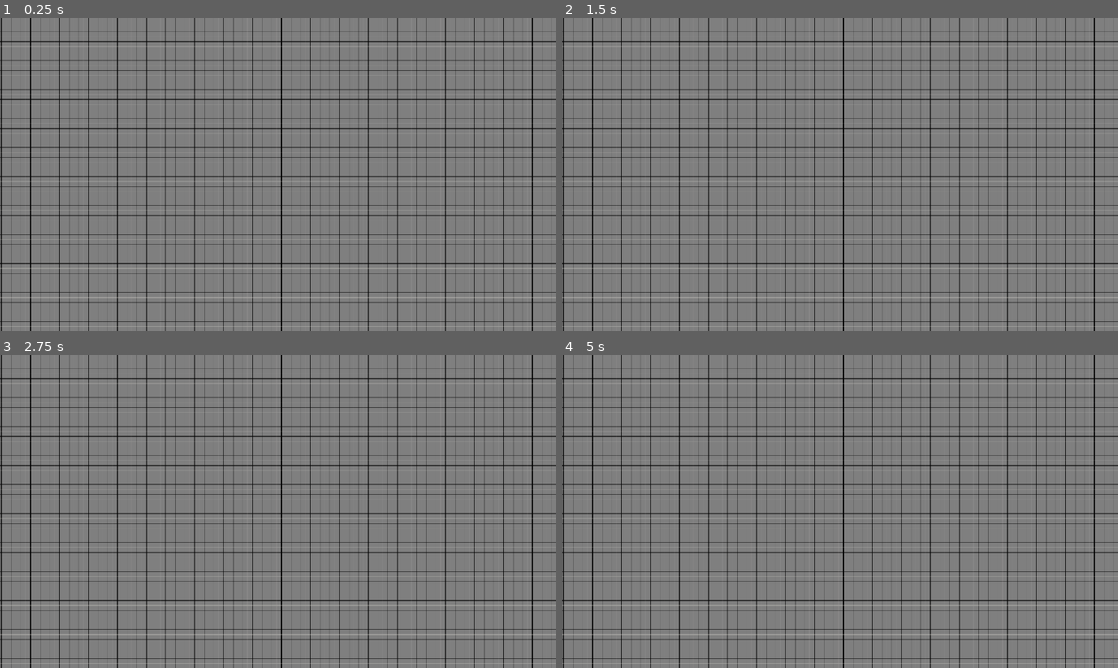
Above: before the commit, frames 1-4 (two rows, left to right).
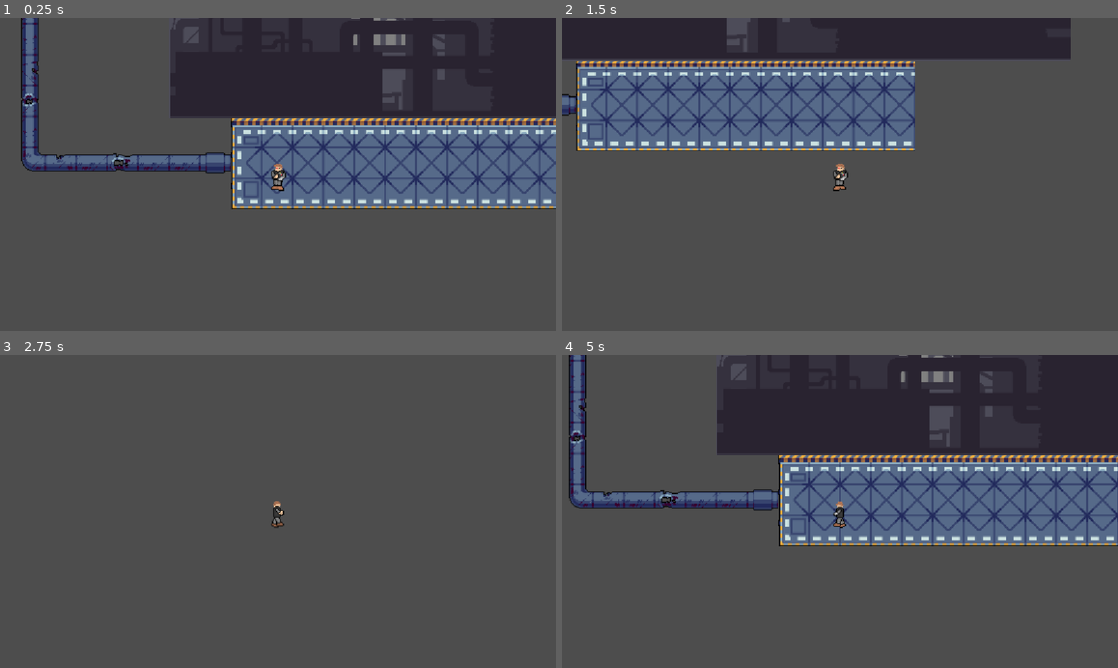
Above: after the commit, the same moments.

Repository: ColeSlaw0227/Peerless-Soldier
Game: Godot game, scene res://entry_room.tscn
Same seed, same stepped clock (60 frames per second), same inputs: the game is played once before the commit and once after it. Before the commit the project starts from res://main_room.tscn.
Inputs:
- Up to frame 1 (0.25 s): no input
- Up to frame 2 (1.5 s): tap Enter at 0.5 s; hold Right (ui_right) 0.53-1.28 s; hold Down (ui_down) from 1.28 s (still down)
- Up to frame 3 (2.75 s): release Down (ui_down) at 2.03 s; hold Right (ui_right) from 2.03 s (still down)
- Up to frame 4 (5 s): tap Space at 2.75 s; release Right (ui_right) at 2.78 s; hold Up (ui_up) 2.78-3.53 s; hold Left (ui_left) from 3.53 s (still down)

The runs differ from the first frame. In frame 1, 94% of the frame differs, in the area x 0-100%, y 0-100%; in frame 2, 94%; in frame 3, 93%; in frame 4, 95%.

Commit message:
upkeep

Diff:
--- /dev/null
+++ b/area_2d.gd
@@ -0,0 +1,10 @@
+extends Area2D
+
+@export var bulletspeed = 1.0
+@export var bulletangle = 90
+var xmov = 0.0
+var ymov = 0.0
+func _physics_process(delta: float) -> void:
+	xmov = cos(bulletangle) * bulletspeed * delta
+	ymov = sin(bulletangle) * bulletspeed * delta
+	translate(Vector2(xmov,ymov))
--- a/boss_room.tscn
+++ b/boss_room.tscn
@@ -2,6 +2,8 @@
 
 [ext_resource type="Texture2D" uid="uid://f6j8fwbkc0jw" path="res://Sprite Assets/BackGrounds/craftpix-net-111332-free-factory-pixel-art-32x32-tileset-for-cyberpunk/1 Tiles/Tileset.png" id="1_any6y"]
 [ext_resource type="Texture2D" uid="uid://dmk8qqbeg65cg" path="res://Sprite Assets/Securitron/Securitron.png" id="1_ve44f"]
+[ext_resource type="Script" uid="uid://cs8txfpi6c66v" path="res://area_2d.gd" id="3_chy0o"]
+[ext_resource type="Texture2D" uid="uid://mvbc7c43a8id" path="res://Sprite Assets/Attack/Bullet.png" id="4_m2ex5"]
 
 [sub_resource type="TileSetAtlasSource" id="TileSetAtlasSource_n8ie0"]
 texture = ExtResource("1_any6y")
@@ -75,14 +77,34 @@
 tile_size = Vector2i(32, 32)
 sources/0 = SubResource("TileSetAtlasSource_n8ie0")
 
+[sub_resource type="RectangleShape2D" id="RectangleShape2D_lc65s"]
+size = Vector2(83, 87)
+
+[sub_resource type="CircleShape2D" id="CircleShape2D_l6v35"]
+radius = 2.0
+
 [node name="Boss_Room" type="Node2D" unique_id=934375269]
 
 [node name="TileMapLayer" type="TileMapLayer" parent="." unique_id=1662695227]
 tile_map_data = PackedByteArray("AAAAAP7/AAAAAAUAAAAAAP//AAAAAAYAAAAAAP3/AAAAAAUAAAAAAPz/AAAAAAUAAAAAAPv/AAAAAAUAAAAAAP …(15296 unchanged characters)…
 tile_set = SubResource("TileSet_eddnu")
 
-[node name="CharacterBody2D" type="CharacterBody2D" parent="." unique_id=1269129760]
+[node name="SecurityBot" type="CharacterBody2D" parent="." unique_id=1269129760]
 position = Vector2(513, -889)
 
-[node name="Sprite2D" type="Sprite2D" parent="CharacterBody2D" unique_id=316216166]
+[node name="Sprite2D" type="Sprite2D" parent="SecurityBot" unique_id=316216166]
 texture = ExtResource("1_ve44f")
+
+[node name="CollisionShape2D" type="CollisionShape2D" parent="SecurityBot" unique_id=1825226041]
+position = Vector2(2.5, 0.5)
+shape = SubResource("RectangleShape2D_lc65s")
+
+[node name="Area2D" type="Area2D" parent="." unique_id=1705183820]
+script = ExtResource("3_chy0o")
+
+[node name="CollisionShape2D" type="CollisionShape2D" parent="Area2D" unique_id=2057162812]
+position = Vector2(356, -880)
+shape = SubResource("CircleShape2D_l6v35")
+
+[node name="Bullet" type="Sprite2D" parent="Area2D/CollisionShape2D" unique_id=2051181862]
+texture = ExtResource("4_m2ex5")
--- a/entry_room.tscn
+++ b/entry_room.tscn
@@ -14,6 +14,8 @@
 [ext_resource type="Texture2D" uid="uid://xab4sb0mwpom" path="res://Sprite Assets/Player/Peerless Soldier LeftFace2.png" id="12_nryb1"]
 [ext_resource type="Texture2D" uid="uid://c1pnb3ty7mi71" path="res://Sprite Assets/Player/Peerless Soldier RightFace.png" id="13_3fro6"]
 [ext_resource type="Texture2D" uid="uid://cspbme3b0ejjd" path="res://Sprite Assets/Player/Peerless Soldier RightFace2.png" id="14_dm0to"]
+[ext_resource type="Script" uid="uid://cs8txfpi6c66v" path="res://area_2d.gd" id="15_f8ryi"]
+[ext_resource type="Texture2D" uid="uid://mvbc7c43a8id" path="res://Sprite Assets/Attack/Bullet.png" id="16_5oa2c"]
 
 [sub_resource type="TileSetAtlasSource" id="TileSetAtlasSource_484wh"]
 texture = ExtResource("1_x2105")
@@ -90,6 +92,9 @@
 [sub_resource type="RectangleShape2D" id="RectangleShape2D_x2105"]
 size = Vector2(15.916561, 10.584761)
 
+[sub_resource type="CircleShape2D" id="CircleShape2D_8sv04"]
+radius = 2.0
+
 [node name="EntryRoom" type="Node2D" unique_id=469964683]
 
 [node name="TileMapLayer" type="TileMapLayer" parent="." unique_id=1165405452]
@@ -113,7 +118,7 @@
 texture = ExtResource("5_8sv04")
 
 [node name="Player" type="CharacterBody2D" parent="." unique_id=431769409]
-position = Vector2(-418, -116)
+position = Vector2(49, -36)
 script = ExtResource("6_qd6ql")
 feetspeed = 5
 
@@ -163,3 +168,14 @@
 rotation = 3.1415927
 scale = Vector2(0.5201092, 1.5775864)
 shape = SubResource("RectangleShape2D_x2105")
+
+[node name="BossBullet" type="Area2D" parent="." unique_id=1527800914]
+position = Vector2(49, -36)
+script = ExtResource("15_f8ryi")
+
+[node name="CollisionShape2D" type="CollisionShape2D" parent="BossBullet" unique_id=215498456]
+position = Vector2(356, -880)
+shape = SubResource("CircleShape2D_8sv04")
+
+[node name="Bullet" type="Sprite2D" parent="BossBullet/CollisionShape2D" unique_id=1770711571]
+texture = ExtResource("16_5oa2c")
--- a/main_room.tscn
+++ b/main_room.tscn
@@ -2,6 +2,7 @@
 
 [ext_resource type="Texture2D" uid="uid://dhafw8go34d6o" path="res://Sprite Assets/BackGrounds/pattern - grid sheet - 100x100in-BAtools (1).png" id="1_bdfba"]
 [ext_resource type="Texture2D" uid="uid://bd7uqaumxxfkp" path="res://Sprite Assets/AdminBot/AdminBot.png" id="2_pj3qg"]
+[ext_resource type="Script" uid="uid://cs8txfpi6c66v" path="res://area_2d.gd" id="4_a7ayd"]
 [ext_resource type="Texture2D" uid="uid://mvbc7c43a8id" path="res://Sprite Assets/Attack/Bullet.png" id="12_d6a44"]
 
 [sub_resource type="RectangleShape2D" id="RectangleShape2D_ruoc2"]
@@ -9,6 +10,9 @@
 
 [sub_resource type="RectangleShape2D" id="RectangleShape2D_lc65s"]
 size = Vector2(19.84448, 131.92099)
+
+[sub_resource type="CircleShape2D" id="CircleShape2D_ss6w1"]
+radius = 2.0
 
 [node name="MainRoom" type="Node2D" unique_id=1126727139]
 
@@ -43,3 +47,13 @@
 [node name="Sprite2D" type="Sprite2D" parent="Area2D" unique_id=1548735129]
 scale = Vector2(0.99999994, 1.0000001)
 texture = ExtResource("12_d6a44")
+
+[node name="Area2D2" type="Area2D" parent="." unique_id=805206241]
+script = ExtResource("4_a7ayd")
+
+[node name="CollisionShape2D" type="CollisionShape2D" parent="Area2D2" unique_id=1783072280]
+position = Vector2(356, -880)
+shape = SubResource("CircleShape2D_ss6w1")
+
+[node name="Bullet" type="Sprite2D" parent="Area2D2/CollisionShape2D" unique_id=1044199350]
+texture = ExtResource("12_d6a44")
--- a/project.godot
+++ b/project.godot
@@ -11,7 +11,7 @@
 [application]
 
 config/name="HavenGame"
-run/main_scene="uid://bs6quwke2h28d"
+run/main_scene="uid://4ef4enr7nyf5"
 config/features=PackedStringArray("4.7", "GL Compatibility")
 config/icon="res://icon.svg"
 
Not shown, added: area_2d.gd.uid
Empty file added: bullet.gd
Not shown, added: bullet.gd.uid
Empty file added: rigid_body_2d.gd
Not shown, added: rigid_body_2d.gd.uid
